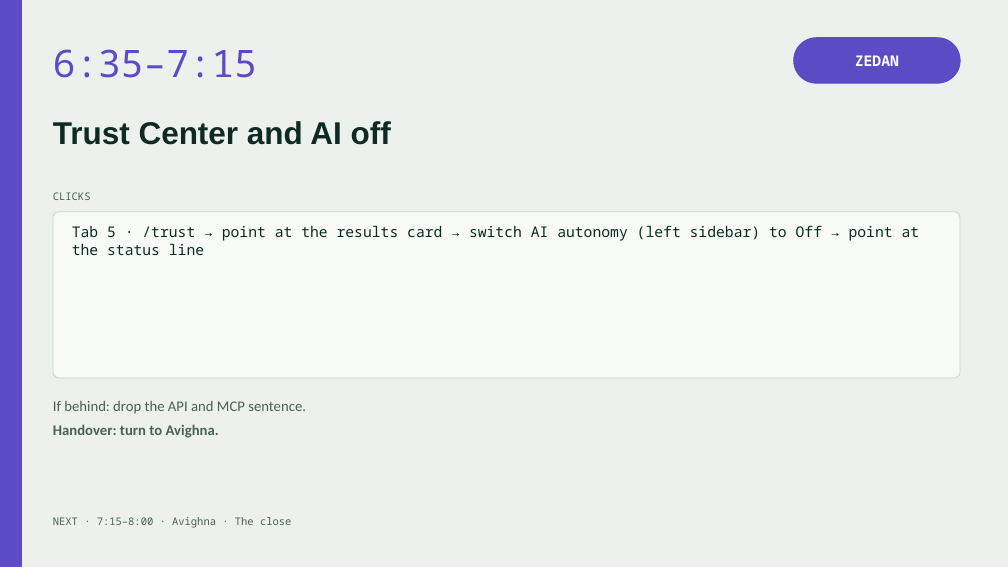
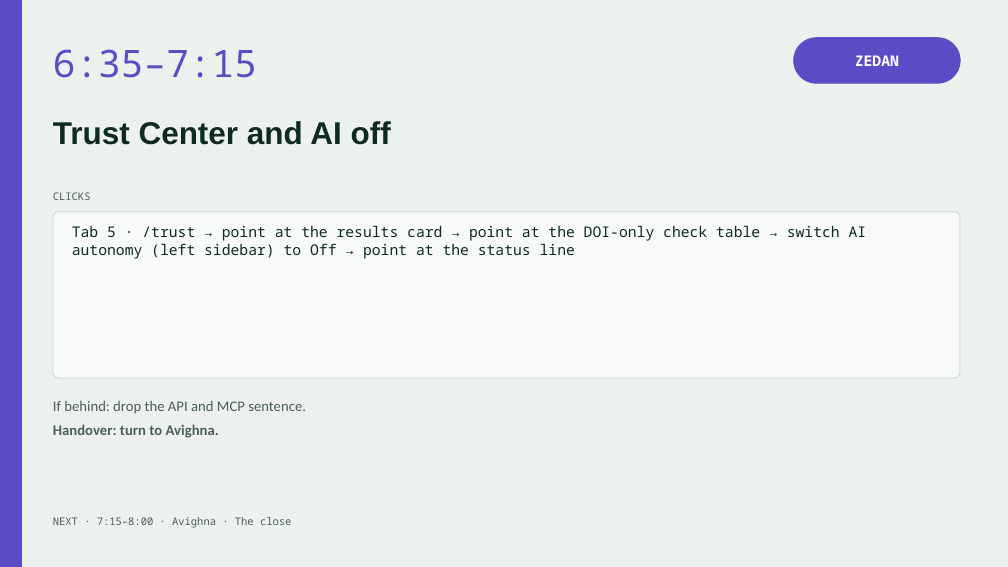
Before and after one commit to krish2105/veracite, a slide deck: slide 9 of submissions/phase2/Team7_Demo_Presenter.pptx. Drawn at 1008x567 pixels with LibreOffice and Linux fonts; fonts in the diff are those of the drawing. Boxes give left, top, right and bottom in pixels: in the first picture for what was removed or moved away, otherwise in the second. Text is boxed around its words. In the diff, an @@ line names an element or a change of style, - is before the commit and + after.

Commit message:
K52: a DOI-only check next to Veracite in the Trust Center; the X-ray shows the wrong-DOI chimera first

```diff
--- a/submissions/phase2/Team7_Demo_Presenter.pptx
+++ b/submissions/phase2/Team7_Demo_Presenter.pptx
@@ text at (72, 225, 867, 259): text changed @@
-Tab 5 · /trust → point at the results card → switch AI autonomy (left sidebar) to Off → point at the status line
+Tab 5 · /trust → point at the results card → point at the DOI-only check table → switch AI autonomy (left sidebar) to Off → point at the status line
```
Also in this commit, not shown: 11 other files.
